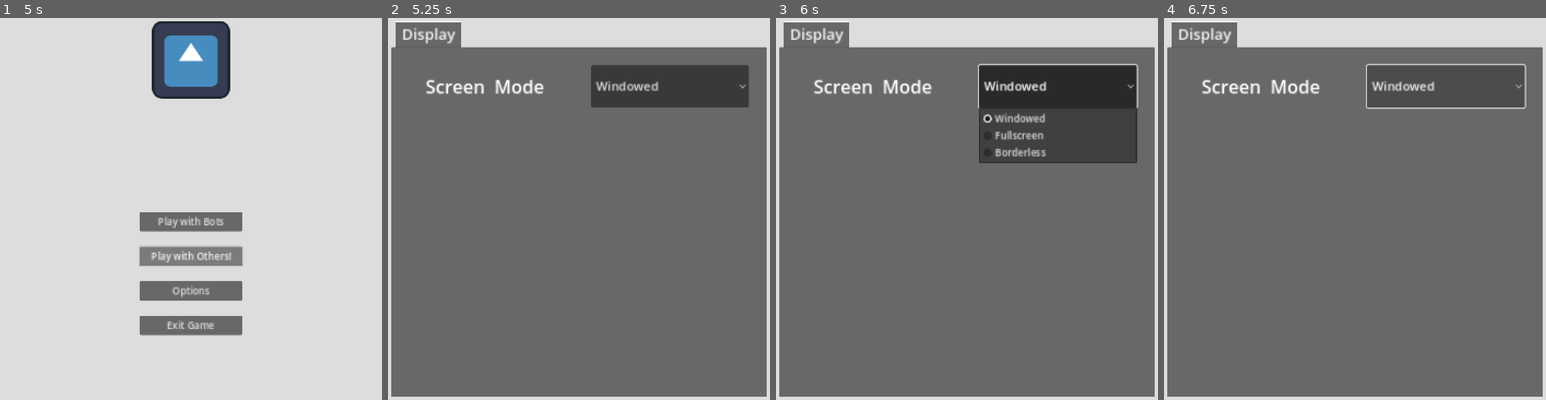
Above: before the commit, frames 1-4 (left to right).
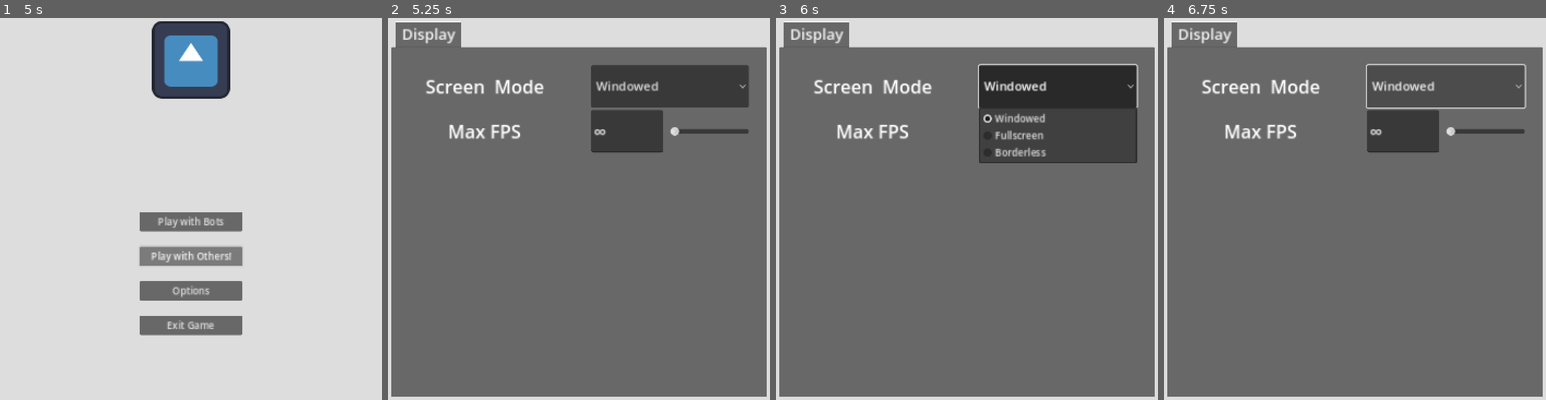
Above: after the commit, the same moments.

Repository: Kielson123/Ludo-Dungeon
Game: Godot game, scene res://main.tscn
Two runs of this game, one before a commit and one after it. Both use one fixed random seed, a clock stepped at 60 frames per second and the inputs below. The engine's default icon, where the game draws it, is replaced by a stand-in: a white triangle on a blue panel in a dark square. Video files are missing from this copy of the repository; at most half a second of black plays in their place.
Inputs:
- Up to frame 1 (5 s): click "Play with Bots" at 0.5 s; click "Play with Bots" at 1.25 s; click "Play with Others!" at 2 s; click "Play with Others!" at 2.75 s; click "Play with Bots" at 3.5 s; click "Play with Others!" at 4.25 s
- Up to frame 2 (5.25 s): click "Options" at 5 s
- Up to frame 3 (6 s): click "Windowed" at 5.75 s
- Up to frame 4 (6.75 s): click "Windowed" at 6.5 s

Frame 1 is identical in both runs. In frame 2, 2.7% of the frame differs, in the area x 16-95%, y 24-36%; in frame 3, 0.4%; in frame 4, 2.7%.

Commit message:
Improved config

Diff:
--- a/UI/Options Menu/options_menu.gd
+++ b/UI/Options Menu/options_menu.gd
@@ -1,5 +1,32 @@
 extends Control
 
-func _on_desktop_options_changed() -> void:
-	Global.screen_mode = Global.SCREEN_MODE.get($MarginContainer/TabContainer/Display/VBoxContainer/ScreenMode/OptionButton.get_selected_id())
-	Signals.settings_changed.emit()
+@onready var line_edit: LineEdit = $MarginContainer/TabContainer/Display/VBoxContainer/MaxFPS/HSplitContainer/LineEdit
+@onready var h_slider: HSlider = $MarginContainer/TabContainer/Display/VBoxContainer/MaxFPS/HSplitContainer/HSlider
+
+func _ready() -> void:
+	sync_max_fps()
+
+func _on_screen_mode_changed(_index: int) -> void:
+	ConfigManager.screen_mode = $MarginContainer/TabContainer/Display/VBoxContainer/ScreenMode/OptionButton.get_selected_id()
+	ConfigManager.save_settings("screenMode")
+
+func _on_max_fps_text_submitted(new_text: String) -> void:
+	if new_text.is_valid_int():
+		ConfigManager.max_fps = maxi(new_text.to_int(), 0)
+	sync_max_fps()
+	ConfigManager.save_settings("maxFPS")
+
+func _on_max_fps_slider_value_changed(value: float) -> void:
+	ConfigManager.max_fps = maxi(value, 0)
+	sync_max_fps()
+
+func _on_max_fps_slider_drag_ended(value_changed: bool) -> void:
+	ConfigManager.save_settings("maxFPS")
+
+func sync_max_fps() -> void:
+	var max_fps: int = ConfigManager.max_fps
+	if max_fps == 0:
+		line_edit.text = "∞"
+	else:
+		line_edit.text = str(max_fps)
+	h_slider.set_value_no_signal(max_fps)
--- a/UI/Options Menu/options_menu.tscn
+++ b/UI/Options Menu/options_menu.tscn
@@ -74,3 +74,36 @@
 popup/item_1/id = 1
 popup/item_2/text = "Borderless"
 popup/item_2/id = 2
+
+[node name="MaxFPS" type="HSplitContainer" parent="MarginContainer/TabContainer/Display/VBoxContainer"]
+custom_minimum_size = Vector2(0, 70)
+layout_mode = 2
+theme_override_constants/separation = 50
+dragger_visibility = 1
+
+[node name="Label" type="Label" parent="MarginContainer/TabContainer/Display/VBoxContainer/MaxFPS"]
+custom_minimum_size = Vector2(250, 0)
+layout_mode = 2
+theme_override_font_sizes/font_size = 30
+text = "Max FPS"
+horizontal_alignment = 1
+vertical_alignment = 1
+
+[node name="HSplitContainer" type="HSplitContainer" parent="MarginContainer/TabContainer/Display/VBoxContainer/MaxFPS"]
+layout_mode = 2
+dragger_visibility = 1
+
+[node name="LineEdit" type="LineEdit" parent="MarginContainer/TabContainer/Display/VBoxContainer/MaxFPS/HSplitContainer"]
+layout_mode = 2
+theme_override_font_sizes/font_size = 30
+
+[node name="HSlider" type="HSlider" parent="MarginContainer/TabContainer/Display/VBoxContainer/MaxFPS/HSplitContainer"]
+layout_mode = 2
+size_flags_vertical = 4
+max_value = 240.0
+allow_greater = true
+
+[connection signal="item_selected" from="MarginContainer/TabContainer/Display/VBoxContainer/ScreenMode/OptionButton" to="." method="_on_screen_mode_changed"]
+[connection signal="text_submitted" from="MarginContainer/TabContainer/Display/VBoxContainer/MaxFPS/HSplitContainer/LineEdit" to="." method="_on_max_fps_text_submitted"]
+[connection signal="drag_ended" from="MarginContainer/TabContainer/Display/VBoxContainer/MaxFPS/HSplitContainer/HSlider" to="." method="_on_max_fps_slider_drag_ended"]
+[connection signal="value_changed" from="MarginContainer/TabContainer/Display/VBoxContainer/MaxFPS/HSplitContainer/HSlider" to="." method="_on_max_fps_slider_value_changed"]
--- /dev/null
+++ b/Util/config_manager.gd
@@ -0,0 +1,72 @@
+extends Node
+
+enum SCREEN_MODE{
+	WINDOWED = 0,
+	FULLSCREEN = 1,
+	BORDERLESS = 2,
+}
+
+const CONFIG_PATH: String = "user://config.cfg"
+
+var screen_mode: SCREEN_MODE = SCREEN_MODE.WINDOWED
+var max_fps: int = 0
+var vsync: DisplayServer.VSyncMode = DisplayServer.VSYNC_ENABLED
+
+var audio_volume: float = 1.0
+
+var config := ConfigFile.new()
+
+func _init() -> void:
+	var err := config.load(CONFIG_PATH)
+	if err == OK:
+		screen_mode = config.get_value("Display", "screenMode")
+		max_fps = config.get_value("Display", "maxFPS")
+		vsync = config.get_value("Display", "vsync")
+
+		audio_volume = config.get_value("Audio", "audioVolume")
+
+func _ready() -> void:
+	call_deferred("init_settings")
+
+func init_settings() -> void:
+	get_window().mode = set_window_mode()
+	DisplayServer.window_set_vsync_mode(vsync)
+	Engine.max_fps = max_fps
+
+func save_settings(setting: String) -> void:
+	var category: String
+	var value: Variant
+
+	match setting:
+		"screenMode":
+			category = "Display"
+			value = screen_mode
+			get_window().mode = set_window_mode()
+		"maxFPS":
+			category = "Display"
+			value = screen_mode
+			Engine.max_fps = max_fps
+		"vsync":
+			category = "Display"
+			value = vsync
+			DisplayServer.window_set_vsync_mode(vsync)
+
+		"audioVolume":
+			category = "Audio"
+			value = audio_volume
+
+
+	if category != null and value != null:
+		config.set_value(category, setting, value)
+		config.save(CONFIG_PATH)
+
+func set_window_mode() -> Window.Mode:
+	match screen_mode:
+		SCREEN_MODE.FULLSCREEN:
+			return Window.MODE_EXCLUSIVE_FULLSCREEN
+		SCREEN_MODE.BORDERLESS:
+			return Window.MODE_FULLSCREEN
+		_:
+			get_window().size = DisplayServer.screen_get_size() / 2
+			get_window().move_to_center()
+			return Window.MODE_WINDOWED
--- a/Util/global.gd
+++ b/Util/global.gd
@@ -1,32 +1 @@
 extends Node
-
-enum SCREEN_MODE{
-	WINDOWED = 0,
-	FULLSCREEN = 1,
-	BORDERLESS = 2,
-}
-
-const CONFIG_PATH: String = "user://config.cfg"
-
-var screen_mode: SCREEN_MODE = SCREEN_MODE.WINDOWED
-var max_fps: int = 0
-var vsync: DisplayServer.VSyncMode = DisplayServer.VSYNC_ENABLED
-
-var audio_volume: float = 1.0
-
-var config := ConfigFile.new()
-
-func _init() -> void:
-	var err := config.load(CONFIG_PATH)
-	if err == OK:
-		screen_mode = config.get_value("Display", "screenMode")
-		max_fps = config.get_value("Display", "maxFPS")
-		vsync = config.get_value("Display", "vsync")
-
-		audio_volume = config.get_value("Audio", "audioVolume")
-
-func init_settings() -> void:
-	Signals.settings_changed.emit()
-
-func _ready() -> void:
-	call_deferred("init_settings")
--- a/Util/signals.gd
+++ b/Util/signals.gd
@@ -1,6 +1,4 @@
 extends Node
-
-signal settings_changed()
 
 signal request_main_menu()
 signal request_options_menu()
--- a/main.gd
+++ b/main.gd
@@ -2,30 +2,9 @@
 
 @onready var ui: UI = $UI
 @onready var background_color: ColorRect = $BackgroundColor
-
-func _ready() -> void:
-	Signals.settings_changed.connect(on_settings_changed)
-
-func on_settings_changed() -> void:
-	get_window().borderless = false
-	get_window().mode = set_window_mode()
-	DisplayServer.window_set_vsync_mode(Global.vsync)
-	Engine.max_fps = Global.max_fps
 
 func _on_intro_finished() -> void:
 	background_color.color = Color("4d4d4d")
 	$AspectRatioContainer.queue_free()
 	Signals.request_main_menu.emit()
 	ui.visible = true
-
-func set_window_mode() -> Window.Mode:
-	var mode := Global.SCREEN_MODE
-	match Global.screen_mode:
-		mode.FULLSCREEN:
-			return Window.MODE_EXCLUSIVE_FULLSCREEN
-		mode.BORDERLESS:
-			return Window.MODE_FULLSCREEN
-		_:
-			get_window().size = DisplayServer.screen_get_size() / 2
-			get_window().move_to_center()
-			return Window.MODE_WINDOWED
--- a/main.tscn
+++ b/main.tscn
@@ -32,7 +32,7 @@
 [node name="Intro" type="VideoStreamPlayer" parent="AspectRatioContainer"]
 layout_mode = 2
 stream = ExtResource("2_kh485")
-volume_db = -10.0
+volume_db = -12.0
 autoplay = true
 expand = true
 
--- a/project.godot
+++ b/project.godot
@@ -24,11 +24,13 @@
 
 [autoload]
 
-Global="*res://Util/global.gd"
+ConfigManager="*res://Util/config_manager.gd"
 Signals="*res://Util/signals.gd"
+Global="res://Util/global.gd"
 
 [debug]
 
+gdscript/warnings/unused_signal=0
 gdscript/warnings/untyped_declaration=1
 
 [display]
